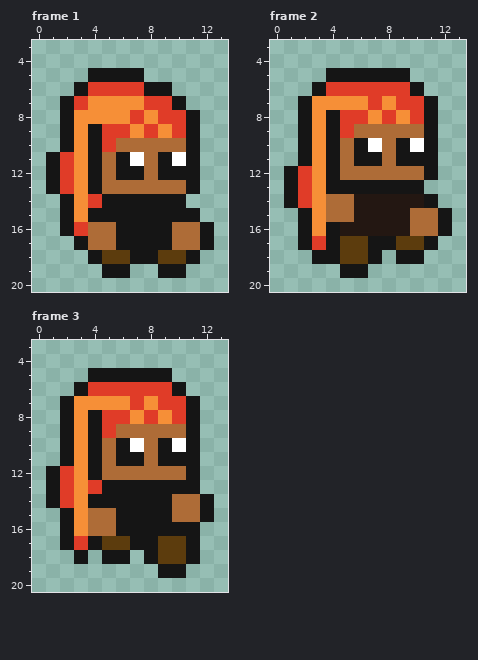
A pixel-art file gets an edit: assets/images/spritesheets/hellgirl.aseprite. That is the earlier state.
16x24 pixels, 3 frames. Shown: frame 1: x 0..13, y 3..20; frame 2: x 0..13, y 3..20; frame 3: x 0..13, y 3..20.
New version:
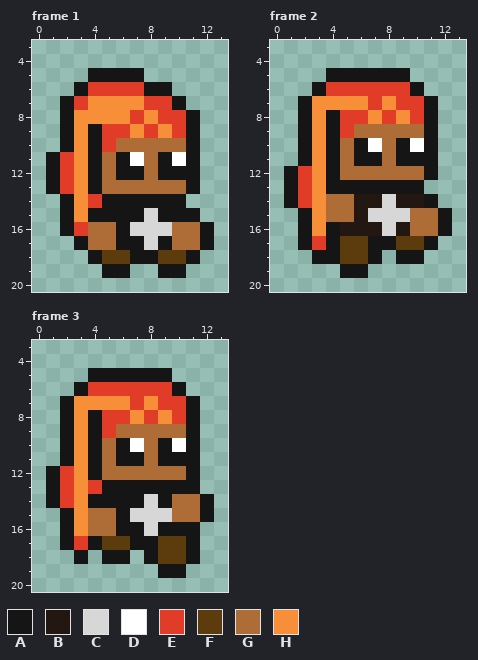
Palette (. is transparent): A #151515  B #231712  C #d7d7d7  D #ffffff  E #e03c28  F #5c3c0d  G #ae6c37  H #f68f37
Changes in this commit:
Frame 1:
Colour A gives way to colour C in row 15 at x 8; in row 16 at x 7 to 9; in row 17 at x 8.
Frame 2:
Colour B gives way to colour C in row 14 at x 8; in row 15 at x 7 to 9; in row 16 at x 8.
Frame 3:
Colour A gives way to colour C in row 14 at x 8; in row 15 at x 7 to 9; in row 16 at x 8.
